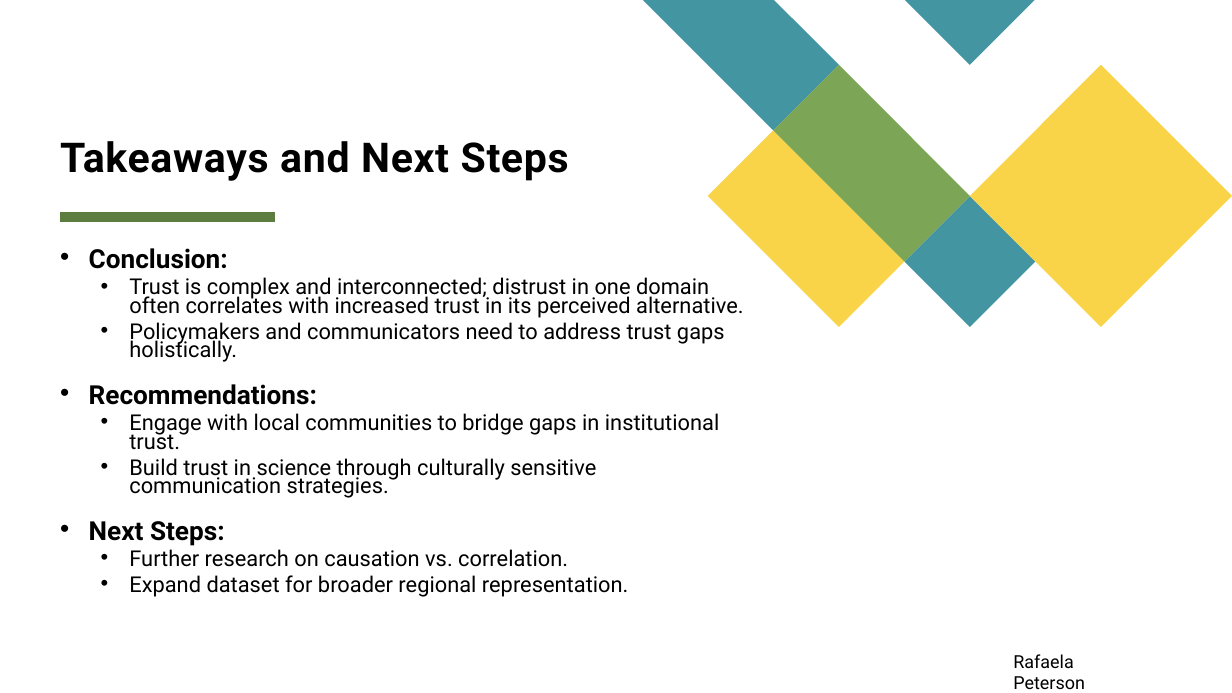
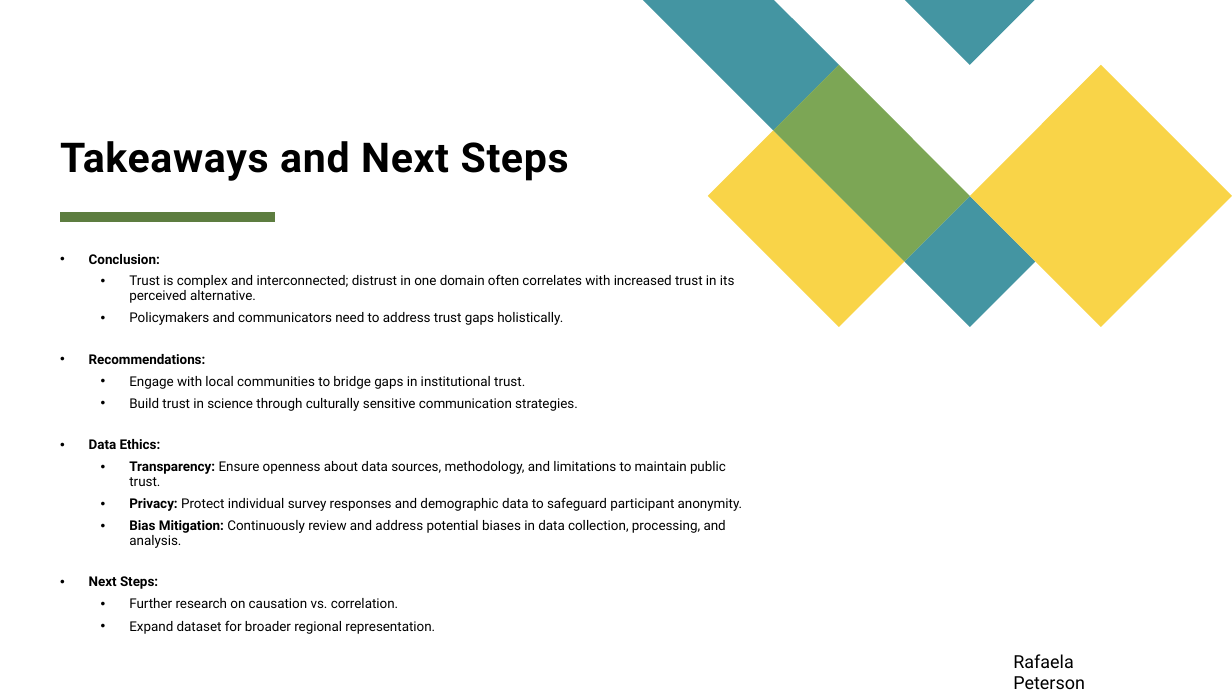
Before and after one commit to ethanshipman/Project-3-Group-3, a slide deck: slide 7 of Group-3_PowerPoint.pptx. Drawn at 1232x693 pixels with LibreOffice and Linux fonts; fonts in the diff are those of the drawing. Boxes give left, top, right and bottom in pixels: in the first picture for what was removed or moved away, otherwise in the second. Text is boxed around its words. In the diff, an @@ line names an element or a change of style, - is before the commit and + after.

Commit message:
Added somethings to the last slide

```diff
--- a/Group-3_PowerPoint.pptx
+++ b/Group-3_PowerPoint.pptx
@@ text at (x1=89, y1=254, x2=735, y2=608): size 20.4 to 10.5 pt in "Conclusion:", "Recommendations:", "Next Steps:"; size 17 to 10.5 pt in "Trust is complex and interconnected; distrust in ...", "Policymakers and communicators need to address trust ...", "Engage with local communities to bridge gaps ...", "Build trust in science through culturally sensitive ..." and 2 more places; line spacing 0.6 to 0.8; line spacing 0.7 to 0.9 @@
@@ text at (x1=89, y1=439, x2=743, y2=548): paragraphs added @@
+• Data Ethics:
+  • Transparency: Ensure openness about data sources, methodology, and limitations to maintain public trust.
+  • Privacy: Protect individual survey responses and demographic data to safeguard participant anonymity.
+  • Bias Mitigation: Continuously review and address potential biases in data collection, processing, and analysis.
```
